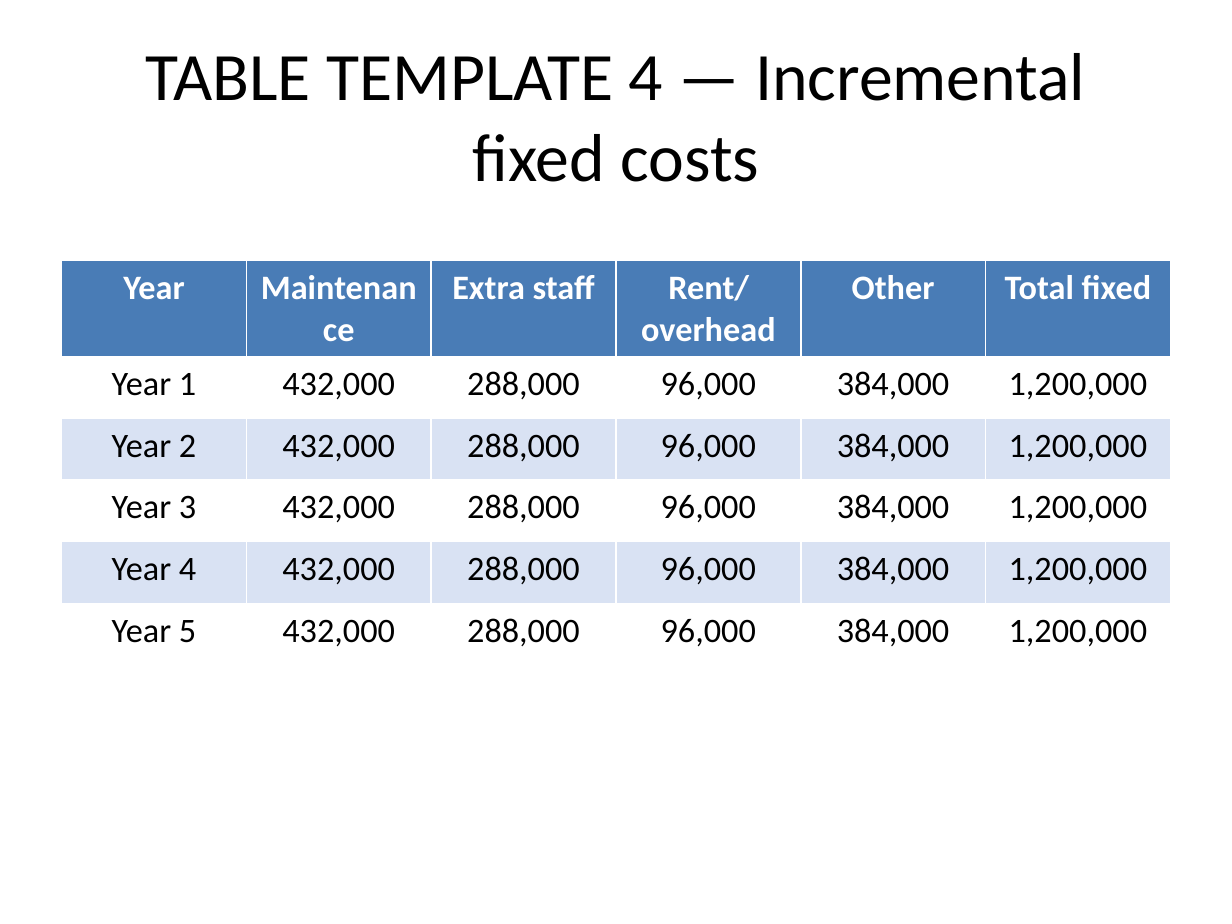
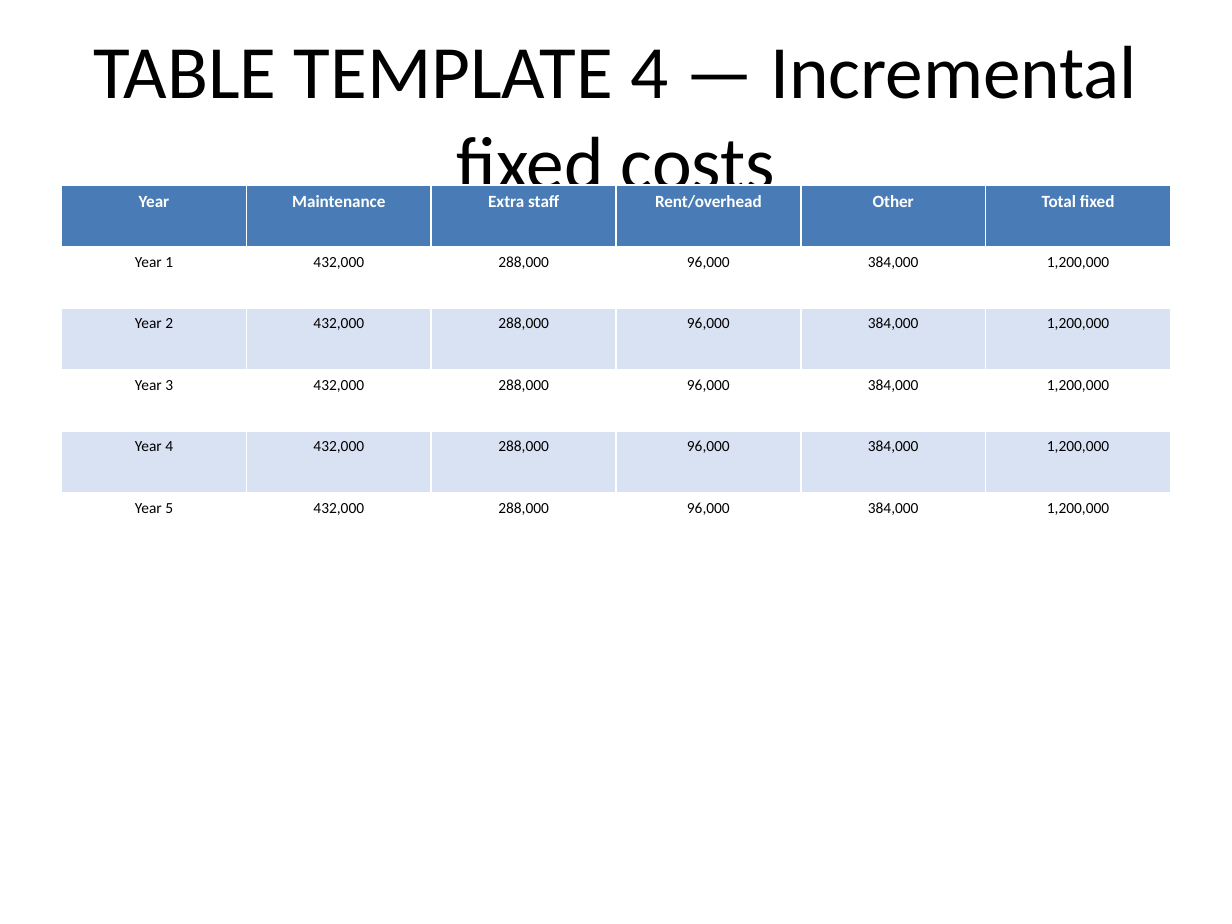
Before and after one commit to tchalt/Python-Case-Study-Analysis, a slide deck: slide 6 of Production_Financial_Plan_Presentation.pptx. Drawn at 1232x924 pixels with LibreOffice and Linux fonts; fonts in the diff are those of the drawing. Boxes give left, top, right and bottom in pixels: in the first picture for what was removed or moved away, otherwise in the second. Text is boxed around its words. In the diff, an @@ line names an element or a change of style, - is before the commit and + after.

```diff
--- a/Production_Financial_Plan_Presentation.pptx
+++ b/Production_Financial_Plan_Presentation.pptx
@@ title "TABLE TEMPLATE 4 — Incremental ..." at <box>93,45,1137,207</box>: size 39.6 to 44 pt @@
@@ table at <box>62,185,1170,554</box> @@
@@ size 20 to 10 pt in "Year", "Maintenance", "Extra staff", "Rent/overhead" and 2 more places @@
@@ size 20 to 9 pt in "Year 1", "432,000", "288,000", "96,000" and 26 more places @@
@@ table: place and size @@
-table at <box>62,261,1170,664</box>
+table at <box>62,185,1170,554</box>
```
Also in this commit, not shown: 8 other slides changed, 1 slide removed, 1 other file.
